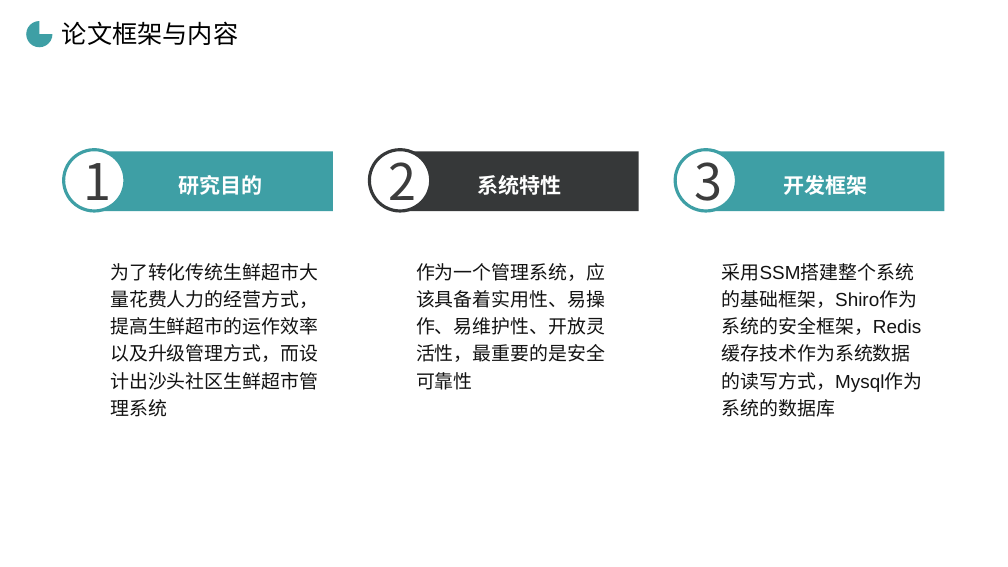
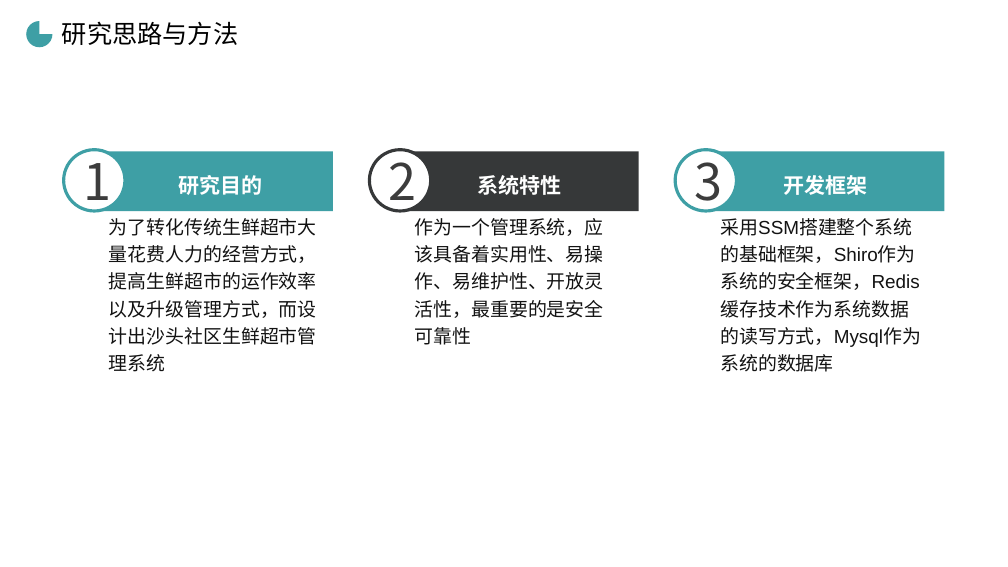
Before and after one commit to cckmit/typora-note, a slide deck: slide 4 of 毕业答辩.pptx. Drawn at 1008x567 pixels with LibreOffice and Linux fonts; fonts in the diff are those of the drawing; background and template pictures are left out. Boxes give left, top, right and bottom in pixels: in the first picture for what was removed or moved away, otherwise in the second. Text is boxed around its words. In the diff, an @@ line names an element or a change of style, - is before the commit and + after.

```diff
--- a/毕业答辩.pptx
+++ b/毕业答辩.pptx
@@ text at [62,21,238,45]: text changed @@
-论文框架与内容
+研究思路与方法
@@ 3 texts: place and size @@
-3 texts at [110,263,914,417]
+3 texts at [109,218,912,372]
```
Also in this commit, not shown: 7 other slides changed, 5 slides added, 7 slides removed.
